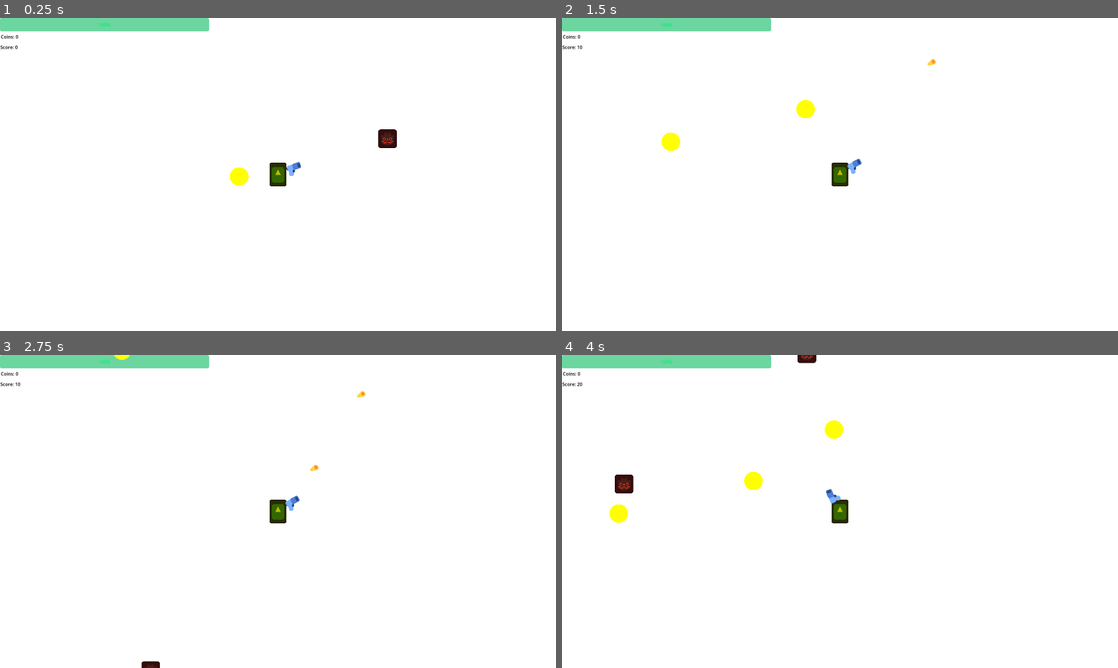
Above: before the commit, frames 1-4 (two rows, left to right).
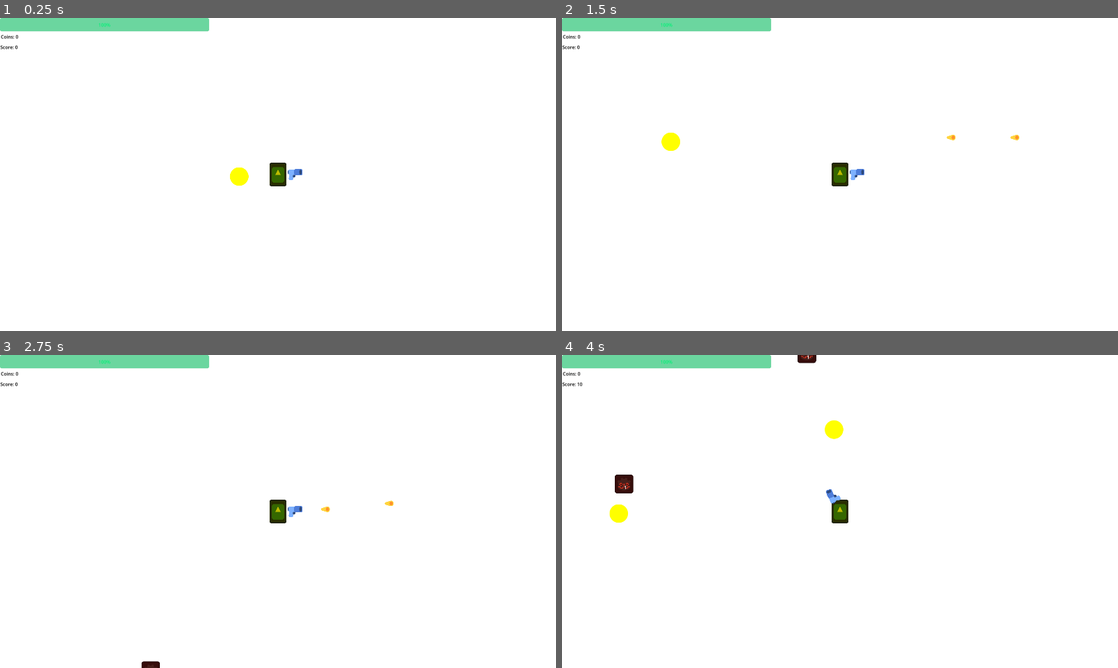
Above: after the commit, the same moments.

Repository: deutandev/survival-shooter
Game: Godot game, scene res://environment/map.tscn
Same seed, same stepped clock (60 frames per second), same inputs: the game is played once before the commit and once after it. The engine's default icon, where the game draws it, is replaced by a stand-in: a white triangle on a blue panel in a dark square.
Inputs:
- Up to frame 1 (0.25 s): no input
- Up to frame 2 (1.5 s): hold D (move_right) 0.53-1.28 s; hold S (move_down) from 1.28 s (still down)
- Up to frame 3 (2.75 s): release S (move_down) at 2.03 s; hold D (move_right) from 2.03 s (still down)
- Up to frame 4 (4 s): release D (move_right) at 2.78 s; hold W (move_up) 2.78-3.53 s; hold A (move_left) from 3.53 s (still down)

The runs differ from the first frame. In frame 1, 0.3% of the frame differs, in the area x 51-72%, y 35-52%; in frame 2, 0.3%, in the area x 2-83%, y 8-52%; in frame 3, 0.2%; in frame 4, 0.2%.

Commit message:
feat(mob, object_pool): implement object pooling for mobs

Diff:
--- a/characters/enemies/mob/mob.gd
+++ b/characters/enemies/mob/mob.gd
@@ -12,6 +12,9 @@
 
 var current_health: int
 
+# Signal for object pooling
+signal died(mob: CharacterBody2D)
+
 func _ready():
 	speed = speed * 100.0
 	current_health = max_health
@@ -20,6 +23,7 @@
 	var players = get_tree().get_nodes_in_group("player")
 	if players.size() > 0:
 		player = players[0]
+	$HealthLabel.text = str(current_health)
 
 func _physics_process(_delta: float) -> void:
 	if not player or not is_instance_valid(player):
@@ -32,8 +36,19 @@
 func take_damage(base_damage: float):
 	var reduced_damage = max(base_damage - defense, min_damage_taken) # avoid having 0 damage
 	current_health -= reduced_damage
+	$HealthLabel.text = str(current_health)
 
 	if current_health <= 0:
-		Game_Stats.add_score(10)
-		coin_drop.drop_coin(global_position)
-		queue_free()
+		die()
+
+func die():
+	Game_Stats.add_score(10)
+	coin_drop.drop_coin(global_position)
+	# Emit signal for object pooling
+	died.emit(self)
+
+# Reset function for object pooling
+func reset_mob():
+	current_health = max_health
+	velocity = Vector2.ZERO
+	$HealthLabel.text = str(current_health)
--- a/characters/enemies/mob/mob.tscn
+++ b/characters/enemies/mob/mob.tscn
@@ -6,9 +6,6 @@
 
 [sub_resource type="CircleShape2D" id="CircleShape2D_4by1i"]
 radius = 33.541
-
-[sub_resource type="CircleShape2D" id="CircleShape2D_mxcvk"]
-radius = 48.1664
 
 [node name="Mob" type="CharacterBody2D" groups=["enemy"]]
 collision_layer = 4
@@ -20,17 +17,13 @@
 scale = Vector2(0.5, 0.5)
 texture = ExtResource("1_2auo0")
 
-[node name="MobCollider" type="CollisionShape2D" parent="."]
+[node name="CollisionShape2D" type="CollisionShape2D" parent="."]
 shape = SubResource("CircleShape2D_4by1i")
-
-[node name="hitBox" type="Area2D" parent="." groups=["enemy"]]
-collision_layer = 4
-collision_mask = 4
-
-[node name="CollisionShape2D" type="CollisionShape2D" parent="hitBox"]
-shape = SubResource("CircleShape2D_mxcvk")
-debug_color = Color(0.359229, 0.515207, 0.896058, 0.42)
 
 [node name="CoinDropManager" type="Node2D" parent="."]
 unique_name_in_owner = true
 script = ExtResource("3_mxcvk")
+
+[node name="HealthLabel" type="Label" parent="."]
+offset_right = 40.0
+offset_bottom = 23.0
--- a/environment/map.gd
+++ b/environment/map.gd
@@ -1,12 +1,16 @@
 extends Node2D
 
+@onready var mob_pool = $MobPool
 
 func spawn_mob():
-	var new_mob = preload("res://characters/enemies/mob/mob.tscn").instantiate()
+	var mob = mob_pool.get_object()
+	if not mob:
+		print("No mobs available in pool")
+		return
+
+	# Set spawn position
 	%PathFollow2D.progress_ratio = randf()
-	new_mob.global_position = %PathFollow2D.global_position
-	add_child(new_mob)
-
+	mob.global_position = %PathFollow2D.global_position
 
 func _on_spawn_timer_timeout() -> void:
 	spawn_mob()
--- a/environment/map.tscn
+++ b/environment/map.tscn
@@ -2,10 +2,10 @@
 
 [ext_resource type="PackedScene" uid="uid://dhpintm4oouv3" path="res://characters/player/player.tscn" id="1_8viek"]
 [ext_resource type="Script" uid="uid://by3uf4ticsjm2" path="res://environment/map.gd" id="1_fp5rb"]
-[ext_resource type="PackedScene" uid="uid://b35xwxdbvdg2w" path="res://characters/enemies/mob/mob.tscn" id="2_fp5rb"]
 [ext_resource type="Script" path="res://environment/health_bar.gd" id="2_ml8jp"]
 [ext_resource type="Script" path="res://environment/label_manager.gd" id="3_i4838"]
 [ext_resource type="PackedScene" uid="uid://6fjm0d64g61c" path="res://drop_item/coin.tscn" id="5_ml8jp"]
+[ext_resource type="PackedScene" uid="uid://dj2625ljimjkr" path="res://pooling/object_pool.tscn" id="7_ji8xv"]
 
 [sub_resource type="Curve2D" id="Curve2D_3sytr"]
 _data = {
@@ -68,13 +68,13 @@
 position = Vector2(-73, -61)
 rotation = 0.000487329
 
-[node name="Mob" parent="." instance=ExtResource("2_fp5rb")]
-position = Vector2(1443, 353)
-
 [node name="SpawnTimer" type="Timer" parent="."]
 autostart = true
 
 [node name="Coin" parent="." instance=ExtResource("5_ml8jp")]
 position = Vector2(907, 490)
 
+[node name="MobPool" parent="." instance=ExtResource("7_ji8xv")]
+object_count = 1000
+
 [connection signal="timeout" from="SpawnTimer" to="." method="_on_spawn_timer_timeout"]
--- /dev/null
+++ b/pooling/object_pool.gd
@@ -0,0 +1,51 @@
+extends Node2D
+
+@export var object_scene: PackedScene
+@export var object_count := 100
+
+var object_pool := []
+var object_index := 0
+
+func _ready() -> void:
+	# object_scene should be assigned via the inspector or with a constant path
+	for i in range(object_count):
+		var obj = object_scene.instantiate()
+		object_pool.append(obj)
+		add_child(obj)
+
+		# Connect to the object's died signal for automatic reset
+		if obj.has_signal("died"):
+			obj.died.connect(_on_object_died)
+
+		reset_object(obj)
+
+func reset_object(obj) -> void:
+	var collider = obj.get_node("CollisionShape2D")
+	obj.visible = false
+	obj.set_physics_process(false)
+	obj.set_process(false)
+	collider.call_deferred("set_disabled", true)
+
+	# Reset mob-specific properties
+	if obj.has_method("reset_mob"):
+		obj.call_deferred("reset_mob")
+
+func get_object() -> Node2D:
+	# Circular buffer - wrap around when reaching the end
+	if object_index >= object_count:
+		object_index = 0
+
+	var obj = object_pool[object_index]
+	var collider = obj.get_node("CollisionShape2D")
+
+	object_index += 1
+	obj.visible = true
+	obj.set_physics_process(true)
+	obj.set_process(true)
+	collider.call_deferred("set_disabled", false)
+
+	return obj
+
+func _on_object_died(obj: Node2D) -> void:
+	# Reset the object when it dies (makes it available for reuse)
+	call_deferred("reset_object", obj)
--- /dev/null
+++ b/pooling/object_pool.tscn
@@ -0,0 +1,8 @@
+[gd_scene load_steps=3 format=3 uid="uid://dj2625ljimjkr"]
+
+[ext_resource type="Script" uid="uid://d1gjdu3eppd1t" path="res://pooling/object_pool.gd" id="1_sphih"]
+[ext_resource type="PackedScene" uid="uid://b35xwxdbvdg2w" path="res://characters/enemies/mob/mob.tscn" id="2_m6beu"]
+
+[node name="ObjectPool" type="Node2D"]
+script = ExtResource("1_sphih")
+object_scene = ExtResource("2_m6beu")
Not shown: 1 places in characters/enemies/mob/mob.tscn that only renumber resources
Not shown, added: pooling/object_pool.gd.uid
